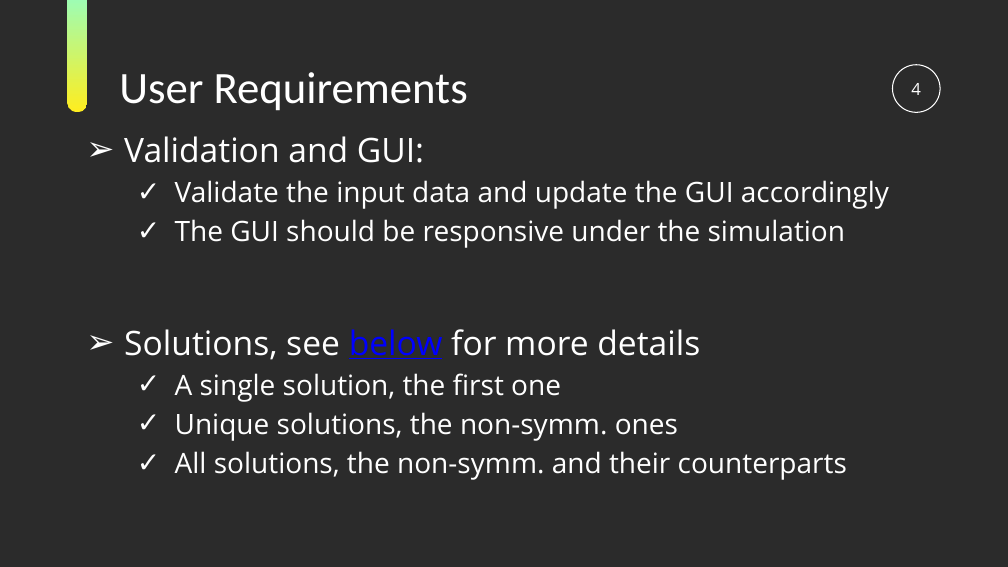
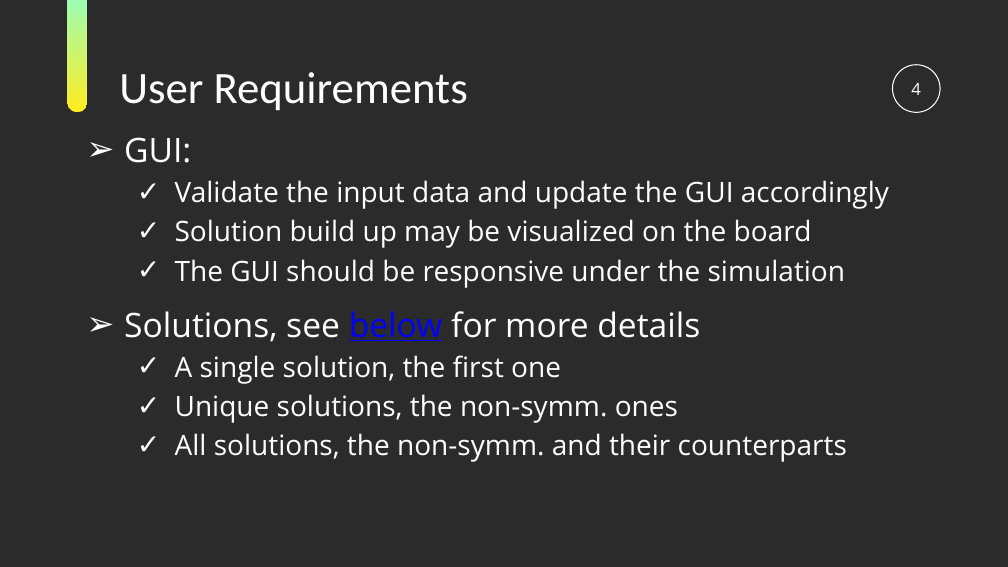
Before and after one commit to ramina1964/NQueenCore, a slide deck: slide 4 of Documentation/NQueen Presentation.pptx. Drawn at 1008x567 pixels with LibreOffice and Linux fonts; fonts in the diff are those of the drawing; background and template pictures are left out; a plain dark background stands for a picture behind light text. Boxes give left, top, right and bottom in pixels: in the first picture for what was removed or moved away, otherwise in the second. Text is boxed around its words. In the diff, an @@ line names an element or a change of style, - is before the commit and + after.

```diff
--- a/Documentation/NQueen Presentation.pptx
+++ b/Documentation/NQueen Presentation.pptx
@@ subtitle at [124,137,191,163]: text changed @@
-➢ Validation and GUI:
+➢ GUI:
@@ subtitle at [175,219,812,248]: paragraph added @@
+  ✓ Solution build up may be visualized on the board
```
Also in this commit, not shown: 3 other slides changed, 2 other files.
